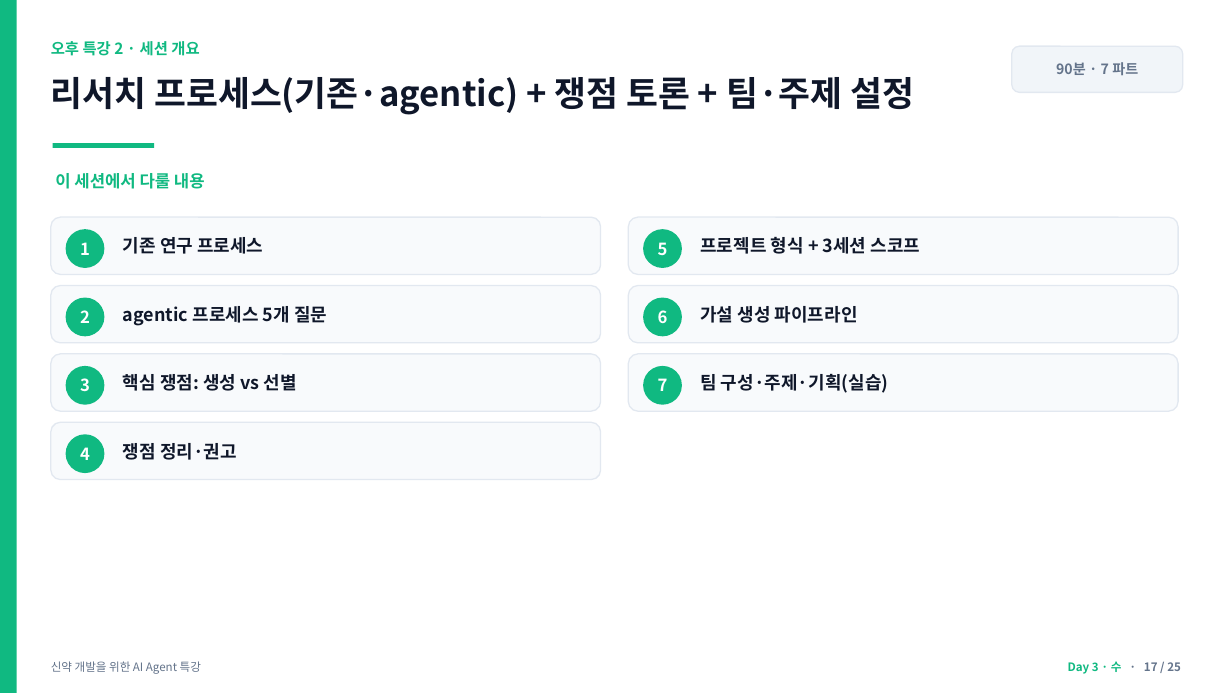
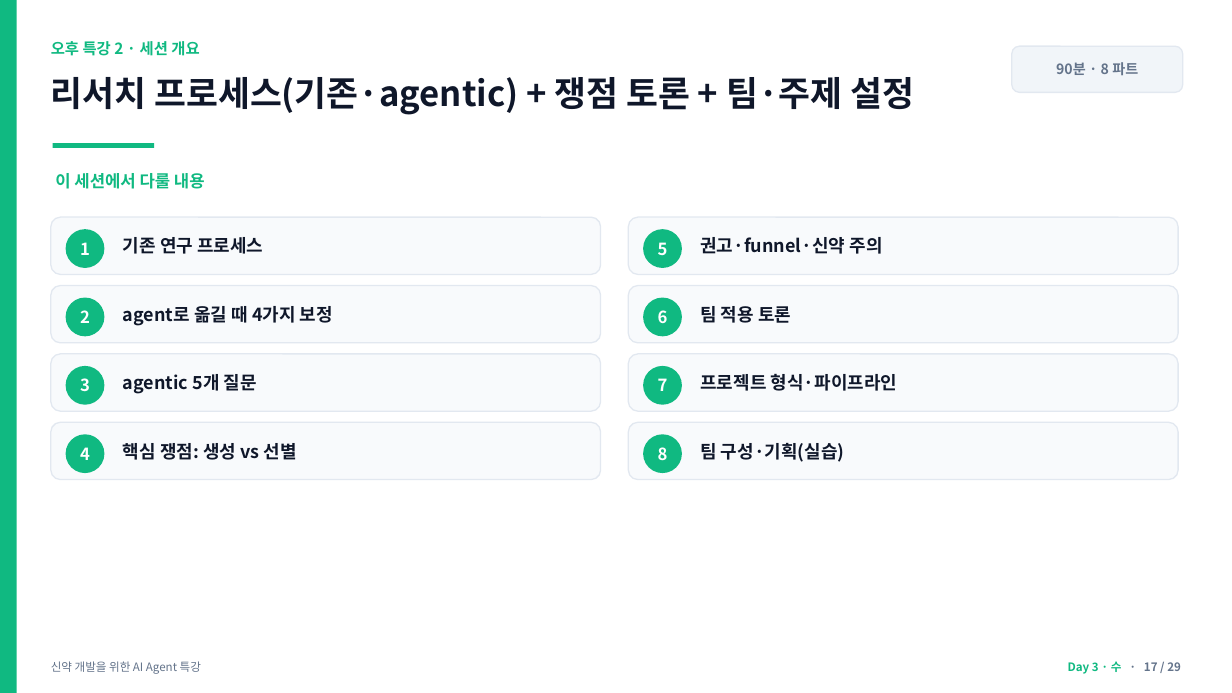
Before and after one commit to jyshin-22/wku-ai-agent-program, a slide deck: slide 17 of slides/day3.pptx. Drawn at 1232x693 pixels with LibreOffice and Linux fonts; fonts in the diff are those of the drawing. Boxes give left, top, right and bottom in pixels: in the first picture for what was removed or moved away, otherwise in the second. Text is boxed around its words. In the diff, an @@ line names an element or a change of style, - is before the commit and + after.

```diff
--- a/slides/day3.pptx
+++ b/slides/day3.pptx
@@ text at box(1056, 62, 1138, 75): text changed @@
-90분 · 7 파트
+90분 · 8 파트
@@ text at box(700, 237, 882, 254): text changed @@
-프로젝트 형식 + 3세션 스코프
+권고·funnel·신약 주의
@@ text at box(123, 306, 333, 326): text changed @@
-agentic 프로세스 5개 질문
+agent로 옮길 때 4가지 보정
@@ text at box(700, 306, 791, 323): text changed @@
-가설 생성 파이프라인
+팀 적용 토론
@@ text added at box(123, 374, 257, 394), 14 pt, text #0F172A, bold @@
+agentic 5개 질문
@@ text at box(700, 374, 898, 391): text changed @@
-팀 구성·주제·기획(실습)
+프로젝트 형식·파이프라인
@@ text "핵심 쟁점: 생성 vs 선별": place and size @@
-text "핵심 쟁점: 생성 vs 선별" at box(123, 374, 297, 391)
+text "핵심 쟁점: 생성 vs 선별" at box(123, 443, 297, 460)
@@ text removed at box(123, 443, 237, 460) @@
-쟁점 정리·권고
@@ rounded rectangle added at box(628, 422, 1178, 480), fill #F8FAFC, outline #E2E8F0 1 pt @@
@@ ellipse added at box(643, 434, 682, 473), fill #10B981 @@
@@ text added at box(658, 447, 668, 461), 13 pt, text #FFFFFF, bold @@
+8
@@ text added at box(700, 443, 845, 462), 14 pt, text #0F172A, bold @@
+팀 구성·기획(실습)
```
Also in this commit, not shown: 24 other slides changed, 4 slides added, 6 other files.
